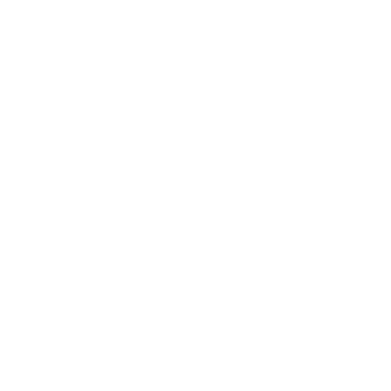
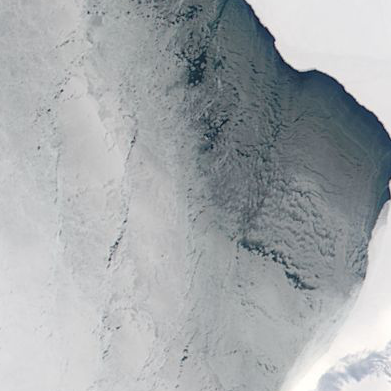
Comparing the layer stacks of the two 391×391 images. Changes:
added layer "228_chukchi-east_siberian_sea_100km_20170328.aqua.truecolor.250m" above "Background" over [0, 0, 391, 391]
